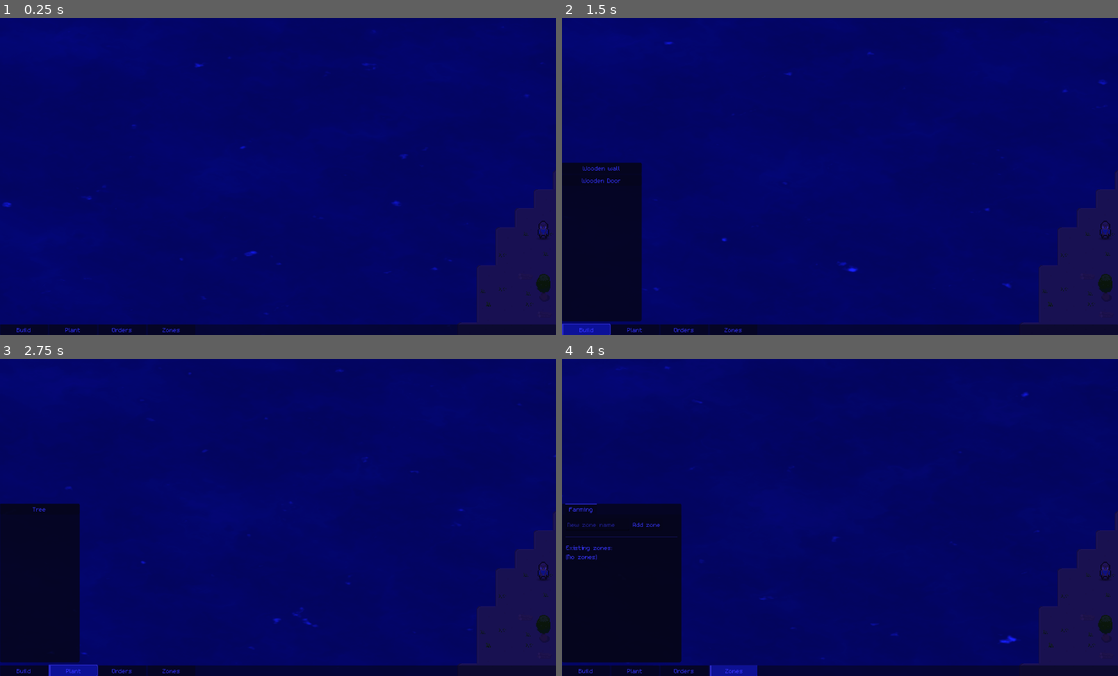
Above: before the commit, frames 1-4 (two rows, left to right).
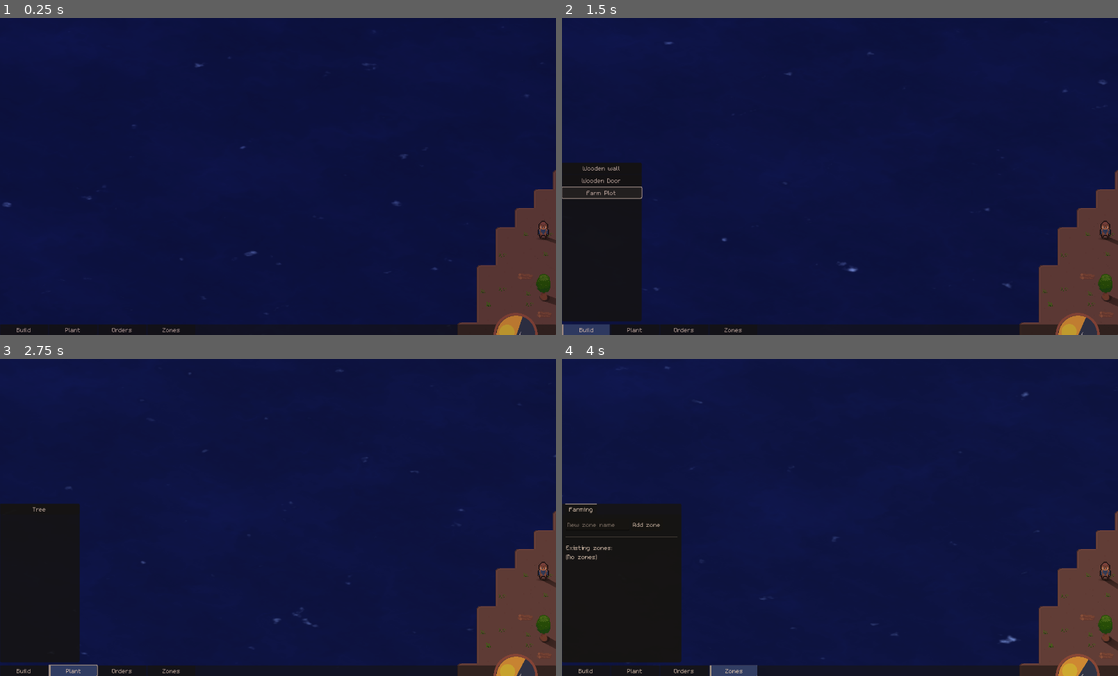
Above: after the commit, the same moments.

Repository: speakk/gnome_village
Game: Godot game, scene res://src/main.tscn
Two runs of this game, one before a commit and one after it. Both use one fixed random seed, a clock stepped at 60 frames per second and the inputs below.
Inputs (mouse positions are in pixels of both pictures, inside the frame that each line leads up to):
- Up to frame 1 (0.25 s): no input
- Up to frame 2 (1.5 s): click "Build" at 0.5 s; click (600, 192) at 1.25 s, where only the run after the commit has a clickable "Farm Plot"
- Up to frame 3 (2.75 s): click "Plant" at 2 s
- Up to frame 4 (4 s): click "Orders" at 2.75 s; click "Zones" at 3.5 s

The runs differ from the first frame. In frame 1, 97% of the frame differs, in the area x 0-100%, y 0-100%; in frame 2, 91%; in frame 3, 91%; in frame 4, 87%.

Commit message:
Oops a lot of things
- Daynight cycle indicator
- Farm plots
- Zones tick
- Farming zones produce Farm plot blueprints
- Z index fixes for decals (TODO: Some ItemOnGround items need to be
  lower z-index, maybe based on if they're solid or not)

Diff:
--- /dev/null
+++ b/src/gui/day_night_cycle_indicator.gd
@@ -0,0 +1,7 @@
+extends Control
+
+func _ready() -> void:
+	Events.current_time_changed.connect(_current_time_changed)
+
+func _current_time_changed(new_time: float) -> void:
+	%IndicatorTexture.rotation_degrees = (new_time + 0.5) * 360
--- /dev/null
+++ b/src/gui/day_night_cycle_indicator.tscn
@@ -0,0 +1,64 @@
+[gd_scene load_steps=7 format=3 uid="uid://d3hc65n7bfkm3"]
+
+[ext_resource type="Texture2D" uid="uid://w5p41vpxdgjd" path="res://assets/daynight_cycle.png" id="1_2srfe"]
+[ext_resource type="Script" path="res://src/gui/day_night_cycle_indicator.gd" id="1_7lmog"]
+
+[sub_resource type="Gradient" id="Gradient_k1xbb"]
+interpolation_mode = 1
+colors = PackedColorArray(0, 0, 0, 1, 1, 1, 1, 0)
+
+[sub_resource type="GradientTexture2D" id="GradientTexture2D_ql0ij"]
+gradient = SubResource("Gradient_k1xbb")
+width = 300
+height = 300
+fill = 1
+fill_from = Vector2(0.5, 0.5)
+fill_to = Vector2(1, 0.5)
+
+[sub_resource type="Gradient" id="Gradient_lxa1g"]
+interpolation_mode = 1
+offsets = PackedFloat32Array(0, 0.886179, 1)
+colors = PackedColorArray(0.8, 0.588235, 0.4, 0, 0.660156, 0.380622, 0.331168, 1, 0.8, 0.586667, 0.4, 0)
+
+[sub_resource type="GradientTexture2D" id="GradientTexture2D_hyege"]
+gradient = SubResource("Gradient_lxa1g")
+width = 300
+height = 300
+fill = 1
+fill_from = Vector2(0.5, 0.5)
+fill_to = Vector2(1, 0.5)
+
+[node name="DayNightCycleIndicator" type="Control"]
+layout_mode = 3
+anchors_preset = 0
+size_flags_horizontal = 8
+size_flags_vertical = 8
+script = ExtResource("1_7lmog")
+
+[node name="CircleClipTexture" type="TextureRect" parent="."]
+clip_children = 1
+layout_mode = 0
+offset_left = -151.0
+offset_top = -150.0
+offset_right = 149.0
+offset_bottom = 150.0
+scale = Vector2(0.33, 0.33)
+pivot_offset = Vector2(150, 150)
+texture = SubResource("GradientTexture2D_ql0ij")
+
+[node name="IndicatorTexture" type="TextureRect" parent="CircleClipTexture"]
+unique_name_in_owner = true
+layout_mode = 0
+offset_right = 300.0
+offset_bottom = 300.0
+pivot_offset = Vector2(151, 150)
+texture = ExtResource("1_2srfe")
+
+[node name="TextureRect" type="TextureRect" parent="."]
+layout_mode = 0
+offset_left = -57.0
+offset_top = -56.0
+offset_right = 243.0
+offset_bottom = 244.0
+scale = Vector2(0.37, 0.37)
+texture = SubResource("GradientTexture2D_hyege")
--- a/src/gui/gui.tscn
+++ b/src/gui/gui.tscn
@@ -1,9 +1,10 @@
-[gd_scene load_steps=13 format=3 uid="uid://cynniosvk7y2r"]
+[gd_scene load_steps=14 format=3 uid="uid://cynniosvk7y2r"]
 
 [ext_resource type="Script" path="res://src/gui/gui.gd" id="1_jqq6f"]
 [ext_resource type="StyleBox" uid="uid://1n0ehwbrxwuy" path="res://src/gui/main_button_pressed.tres" id="2_f1s78"]
 [ext_resource type="PackedScene" uid="uid://ctd6ytjbkrp06" path="res://src/gui/build_menu.tscn" id="2_fxugl"]
 [ext_resource type="PackedScene" uid="uid://dfgpr3b7vmlcy" path="res://src/zones/gui/zone_menu.tscn" id="4_jp28f"]
+[ext_resource type="PackedScene" uid="uid://d3hc65n7bfkm3" path="res://src/gui/day_night_cycle_indicator.tscn" id="5_dfwll"]
 
 [sub_resource type="InputEventAction" id="InputEventAction_fsw66"]
 action = &"toggle_menu_1"
@@ -130,6 +131,17 @@
 unique_name_in_owner = true
 layout_mode = 2
 
+[node name="MarginContainer2" type="MarginContainer" parent="."]
+layout_mode = 2
+size_flags_horizontal = 8
+size_flags_vertical = 8
+theme_override_constants/margin_right = 100
+
+[node name="DayNightCycleIndicator" parent="MarginContainer2" instance=ExtResource("5_dfwll")]
+layout_mode = 2
+size_flags_horizontal = 0
+size_flags_vertical = 0
+
 [connection signal="pressed" from="PanelContainer/MainButtons/BuildButton" to="." method="_on_build_button_pressed"]
 [connection signal="pressed" from="PanelContainer/MainButtons/PlantButton" to="." method="_on_plant_button_pressed"]
 [connection signal="pressed" from="PanelContainer/MainButtons/OrderButton" to="." method="_on_order_button_pressed"]
--- a/src/items/Item.gd
+++ b/src/items/Item.gd
@@ -7,7 +7,7 @@
 }
 
 enum SpecialFeatures {
-	Door
+	Door, FarmPlot
 }
 
 @export_group("Visuals")
--- a/src/items/Items.gd
+++ b/src/items/Items.gd
@@ -1,7 +1,7 @@
 extends Node
 
 enum Id {
-	Stone, Wood, WoodenWall, Tree, WoodenDoor
+	Stone, Wood, WoodenWall, Tree, WoodenDoor, FarmPlot
 }
 
 var list: Dictionary = {
@@ -10,6 +10,7 @@
 	Id.WoodenWall: load("res://src/items/item_data/wooden_wall.tres") as Item,
 	Id.Tree: load("res://src/items/item_data/tree.tres") as Item,
 	Id.WoodenDoor: load("res://src/items/item_data/wooden_door.tres") as Item,
+	Id.FarmPlot: load("res://src/items/item_data/farm_plot.tres") as Item,
 }
 
 func get_by_id(id: Id) -> Item:
@@ -27,3 +28,9 @@
 func get_crafting_requirements(item_id: Id) -> Array[ItemRequirement]:
 	var item := get_by_id(item_id)
 	return item.crafting_requirements
+
+func copy_item_properties_to_sprite(item: Item, sprite: Sprite2D) -> void:
+	sprite.texture = item.texture
+	sprite.hframes = item.hframes
+	sprite.vframes = item.vframes
+	sprite.frame = item.frame
--- /dev/null
+++ b/src/items/item_data/farm_plot.tres
@@ -0,0 +1,29 @@
+[gd_resource type="Resource" script_class="Item" load_steps=3 format=3 uid="uid://dulsru7myeyi4"]
+
+[ext_resource type="Script" path="res://src/items/Item.gd" id="1_am7fa"]
+[ext_resource type="Texture2D" uid="uid://b7mqhkshlqi01" path="res://assets/farm_plot.png" id="2_jys86"]
+
+[resource]
+script = ExtResource("1_am7fa")
+rendering_type = 2
+texture = ExtResource("2_jys86")
+hframes = 1
+vframes = 1
+frame = 0
+origin = Vector2(0, 0)
+cast_shadow_enabled = false
+cast_shadow_origin = Vector2(0, 0)
+tileset_id = 0
+tile_id = 0
+terrain_set_id = 0
+terrain_id = 0
+target_layer = 2
+display_name = "Farm Plot"
+can_be_picked = false
+can_be_constructed = true
+can_be_dismantled = true
+is_solid = false
+durability = 10
+crafting_requirements = Array[Resource("res://src/items/ItemRequirement.gd")]([])
+item_drops = Array[Resource("res://src/items/ItemDrop.gd")]([])
+special_features = Array[int]([1])
--- a/src/items/item_on_ground/ItemOnGround.tscn
+++ b/src/items/item_on_ground/ItemOnGround.tscn
@@ -25,6 +25,7 @@
 [sub_resource type="LabelSettings" id="LabelSettings_d3jp2"]
 
 [node name="ItemOnGround" type="Node2D" groups=["item_on_ground"]]
+z_index = 1
 script = ExtResource("1_j80v7")
 
 [node name="Sprite2D" type="Sprite2D" parent="."]
--- a/src/map/MainMap.gd
+++ b/src/map/MainMap.gd
@@ -65,6 +65,8 @@
 	add_layer(Layers.Ground)
 	add_layer(Layers.Building)
 	add_layer(Layers.Blueprint)
+
+	set_layer_z_index(Layers.Building, 1)
 
 	map_tile_selector.tiles_selected.connect(_tiles_selected)
 
--- a/src/settler/settler.gd
+++ b/src/settler/settler.gd
@@ -34,6 +34,8 @@
 func _ready() -> void:
 	name = "Settler"
 	Events.debug_visuals_set.connect(func(new_value: bool) -> void: $Line2D.visible = new_value)
+	$Inventory.item_added.connect(_inventory_item_added)
+	$Inventory.item_removed.connect(_inventory_item_removed)
 	#
 	#var hair := hair_options.pick_random() as Texture2D
 	#if hair:
@@ -164,7 +166,7 @@
 func is_in_valid_position() -> bool:
 	var entities := Globals.get_map().get_map_entities(Globals.get_map().global_position_to_coordinate(global_position))
 	for entity in entities:
-		if entity.item.can_be_constructed or entity.item.is_solid:
+		if entity.item.is_solid:
 			return false
 
 	return true
@@ -188,3 +190,11 @@
 func process_actions(delta: float) -> void:
 	for action in actions:
 		action.process_action(self, delta)
+
+func _inventory_item_added(item_id: Variant, _amount: int) -> void:
+	var item := Items.get_by_id(item_id)
+	Items.copy_item_properties_to_sprite(item, $CarryItemSprite)
+	$CarryItemSprite.show()
+
+func _inventory_item_removed(_item_id: Variant, _amount: int) -> void:
+	$CarryItemSprite.hide()
--- a/src/settler/settler.tscn
+++ b/src/settler/settler.tscn
@@ -100,6 +100,7 @@
 fill_to = Vector2(1, 0.5)
 
 [node name="Settler" type="Node2D" groups=["settler"]]
+z_index = 1
 script = ExtResource("1_ghp1u")
 
 [node name="Sprite" type="Sprite2D" parent="."]
@@ -131,3 +132,6 @@
 [node name="Persistent" parent="." instance=ExtResource("4_xwcan")]
 
 [node name="Inventory" parent="." instance=ExtResource("4_qojkr")]
+
+[node name="CarryItemSprite" type="Sprite2D" parent="."]
+position = Vector2(0, -23)
--- a/src/systems/day_night_cycle.gd
+++ b/src/systems/day_night_cycle.gd
@@ -3,7 +3,7 @@
 const DAY_SPEED: float = 0.01
 
 # Current time between 0 and 1. 0.5 is the middle of the day
-var current_time: float = 0.0:
+var current_time: float = 0.3:
 	set(new_value):
 		Events.current_time_changed.emit(new_value)
 		current_time = new_value
--- a/src/tasks/task_actuators/TaskActuator.gd
+++ b/src/tasks/task_actuators/TaskActuator.gd
@@ -38,5 +38,6 @@
 	task = SaveSystem.get_saved_entity(save_dict["task_id"])
 
 func finish() -> void:
-	task.is_being_worked_on = false
-	task.is_finished = true
+	if task:
+		task.is_being_worked_on = false
+		task.is_finished = true
--- a/src/tasks/task_assigner/trees/BlueprintTree.gd
+++ b/src/tasks/task_assigner/trees/BlueprintTree.gd
@@ -30,25 +30,28 @@
 	var item_id := blueprint.item_id
 	var material_requirements := Items.get_crafting_requirements(item_id)
 
-	var bring_resources := TaskTreeBranch.new()
-	bring_resources.order_type = TaskTreeBranch.OrderType.Parallel
-	bring_resources.name = "Bring_Resources_Parallel"
+	if material_requirements.size() > 0:
+		var bring_resources := TaskTreeBranch.new()
+		bring_resources.order_type = TaskTreeBranch.OrderType.Parallel
+		bring_resources.name = "Bring_Resources_Parallel"
 
-	for material_requirement in material_requirements as Array[ItemRequirement]:
-		#var bring_resource_task :=
-		var bring_resource_leaf := TaskTreeLeaf.new()
-		bring_resource_leaf.name = "Bring_Resource_Leaf"
-		var task := BRING_RESOURCE_TASK.instantiate() as BringResourceTask
-		task.initialize({
-			target_coordinate = tile_target,
-			item_requirement = material_requirement,
-			inventory_holder_entity = blueprint
-		})
-		#bring_resource_leaf.set_task(Tasks.TaskId.BringResource, {
-			#tile_target: tile_target, material_requirement: material_requirement, blueprint: blueprint
-		#})
-		bring_resource_leaf.set_task(task)
-		bring_resources.add_child(bring_resource_leaf)
+		for material_requirement in material_requirements as Array[ItemRequirement]:
+			#var bring_resource_task :=
+			var bring_resource_leaf := TaskTreeLeaf.new()
+			bring_resource_leaf.name = "Bring_Resource_Leaf"
+			var task := BRING_RESOURCE_TASK.instantiate() as BringResourceTask
+			task.initialize({
+				target_coordinate = tile_target,
+				item_requirement = material_requirement,
+				inventory_holder_entity = blueprint
+			})
+			#bring_resource_leaf.set_task(Tasks.TaskId.BringResource, {
+				#tile_target: tile_target, material_requirement: material_requirement, blueprint: blueprint
+			#})
+			bring_resource_leaf.set_task(task)
+			bring_resources.add_child(bring_resource_leaf)
+
+		add_child(bring_resources)
 
 	var build_leaf := TaskTreeLeaf.new()
 	var build_task := BUILD_TASK.instantiate() as BuildTask
@@ -58,7 +61,6 @@
 	build_leaf.set_task(build_task)
 	build_leaf.name = "Build_Leaf"
 
-	add_child(bring_resources)
 	add_child(build_leaf)
 
 	return self
--- a/src/zones/zone_types/FarmingZone.gd
+++ b/src/zones/zone_types/FarmingZone.gd
@@ -1,4 +1,19 @@
 extends Zone
+
+@onready var ITEM_ON_GROUND := preload("res://src/items/item_on_ground/ItemOnGround.tscn")
 
 func _init() -> void:
 	zone_type = ZoneManager.ZoneType.Farming
+
+func tick_zone() -> void:
+	print("Ticking zone!")
+	for coordinate in get_coordinates():
+		print("Coordinate: ", coordinate)
+		var entities := Globals.get_map().get_map_entities(coordinate)
+		if entities.size() == 0:
+			print("No entities thusly:")
+			var farm_plot := (ITEM_ON_GROUND.instantiate() as ItemOnGround)
+			farm_plot.global_position = Globals.get_map().coordinate_to_global_position(coordinate)
+			get_tree().root.get_node("Main").get_node("Entities").add_child(farm_plot)
+			farm_plot.initialize(Items.Id.FarmPlot, 1, ItemOnGround.ItemState.Blueprint)
+			Events.blueprint_placed.emit(coordinate, farm_plot)
--- a/src/zones/zone_types/Zone.gd
+++ b/src/zones/zone_types/Zone.gd
@@ -2,6 +2,9 @@
 
 var zone_name: String
 var zone_type: ZoneManager.ZoneType
+var tick_rate: float = 1.0 # Seconds
+
+var tick_timer: float = tick_rate
 
 # Use dictionary because Arrays don't have any "unique" or set related functionality
 var coordinates: Dictionary
@@ -9,6 +12,12 @@
 func _ready() -> void:
 	# Ensure zone is in zone group because group inheritance doesn't work
 	add_to_group("zone")
+
+func _process(delta: float) -> void:
+	tick_timer -= delta
+	if tick_timer <= 0:
+		tick_zone()
+		tick_timer = tick_rate
 
 func set_zone_name(_zone_name: String) -> void:
 	zone_name = _zone_name
@@ -26,3 +35,6 @@
 	var coordinate_vecs: Array[Vector2i]
 	coordinate_vecs.assign(coordinates.keys())
 	return coordinate_vecs
+
+func tick_zone() -> void:
+	push_warning("tick_zone not implemented for a zone")
Binary file added: assets/daynight_cycle.png
Not shown, added: assets/daynight_cycle.png.import
Binary file added: assets/farm_plot.aseprite
Binary file added: assets/farm_plot.png
Not shown, added: assets/farm_plot.png.import
